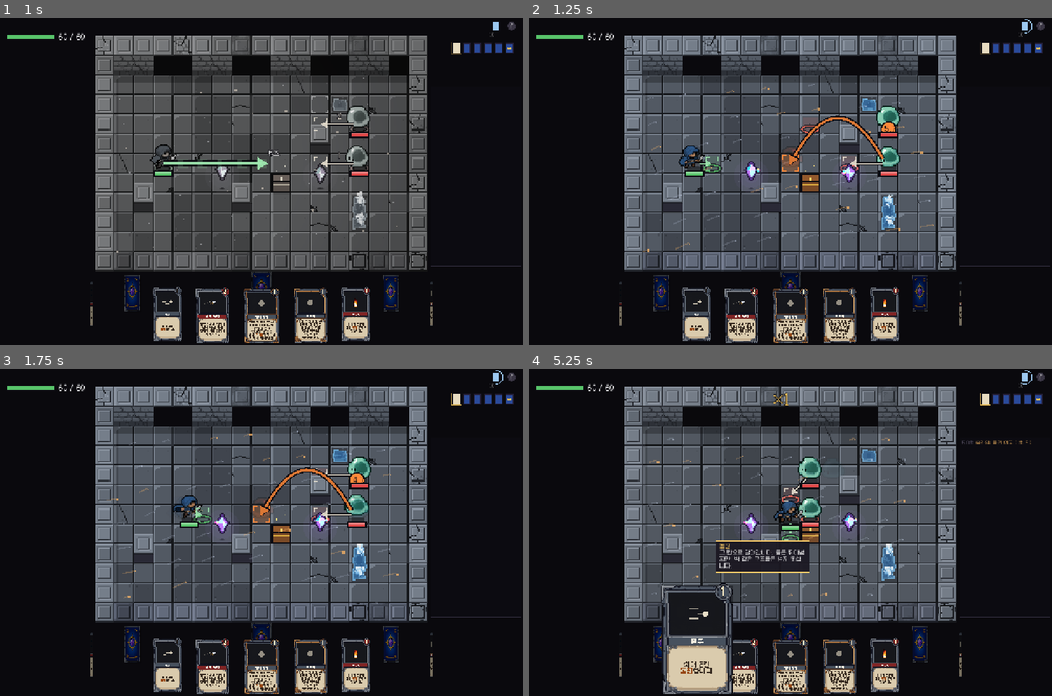
Above: before the commit, frames 1-4 (two rows, left to right).
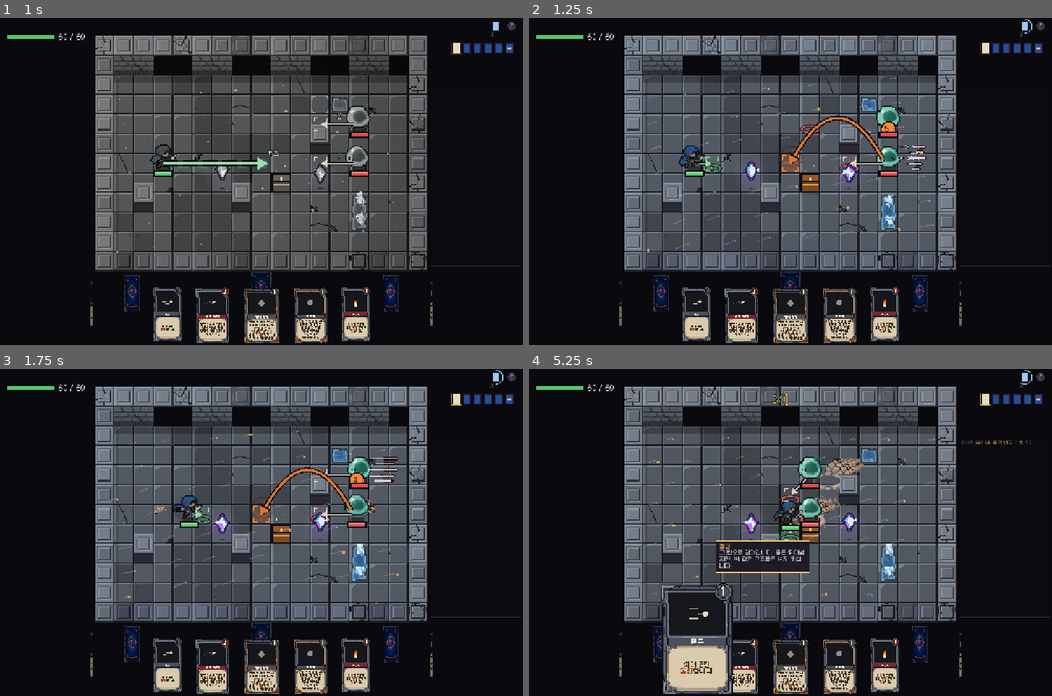
Above: after the commit, the same moments.

Repository: Luchenia/everycard
Game: Godot game, scene res://scenes/battle.tscn
Two runs of this game, one before a commit and one after it. Both use one fixed random seed, a clock stepped at 60 frames per second and the inputs below.
Inputs (mouse positions are in pixels of both pictures, inside the frame that each line leads up to):
- Up to frame 1 (1 s): tap Enter at 0.5 s; drag from (261, 155) to (313, 109) at 0.52 s
- Up to frame 2 (1.25 s): no input
- Up to frame 3 (1.75 s): drag from (167, 663) to (235, 597) at 1.27 s
- Up to frame 4 (5.25 s): move the mouse to (743, 666) at 2.02 s; hold D 2.03-2.75 s; tap R at 2.1 s; click (743, 666) at 2.17 s; drag from (790, 666) to (633, 483) at 2.77 s; drag from (837, 666) to (816, 532) at 3.52 s; drag from (884, 663) to (712, 450) at 4.27 s; move the mouse to (696, 663) at 5.02 s; hold Down from 5.03 s (still down); tap 1 at 5.1 s; click (696, 663) at 5.17 s

Frame 1 is identical in both runs. In frame 2, 0.1% of the frame differs, in the area x 31-76%, y 39-47%; in frame 3, 0.3%; in frame 4, 0.6%, in the area x 50-64%, y 27-49%.

Commit message:
Effects: dust puffs and trails under moving bodies, speed lines and a landing ring for rolls and dashes, white-gold hit spark, slow crystal shards, water droplets and fire embers off struck bodies (all on world time, so they hang in held time)
Co-Authored-By: Claude Opus 5.5 <noreply@anthropic.com>
Claude-Session: https://claude.ai/code/session_01Lpp6yycgxvvRstt59TiDbm

Diff:
--- a/src/view/battle_screen.gd
+++ b/src/view/battle_screen.gd
@@ -283,6 +283,8 @@
 					if u:
 						from = u.pos
 				board.burst([] if is_beam else e["data"].get("cells", []), col, from)
+				if col == FLASH["water"] or col == FLASH["fire"]:
+					board.splash(e["data"].get("cells", []), "water" if col == FLASH["water"] else "fire")
 				if c.get("parts", []).any(func(pt): return pt.get("op", "") == "damage"):
 					board.attack(int(e["data"].get("user", -1)), e["data"].get("cells", []))
 			"trap", "interrupt", "delay_actor", "clone", "vanish":
--- a/src/view/board_view.gd
+++ b/src/view/board_view.gd
@@ -78,7 +78,8 @@
 var bursts: Array = []           # {cells, col, t0, beam_from}: a card or a blow landing
 var lunges: Dictionary = {}      # uid -> {t0, dir}: attacker leaning into its blow
 var beams: Array = []            # {from, path, bends, t0}
-var oneshots: Array = []         # {fx, ground (local), t0, flip}: slash / hit bursts
+var oneshots: Array = []         # {fx, ground (local), t0, flip, under, sc, a, life}: slashes, hits, dust
+var _moves: Dictionary = {}       # uid -> {fast, dir, next}: a body on the move, for its dust
 var cell_events: Dictionary = {} # cell -> {kind, t0}: fire lighting up / going out, ice breaking
 var _prev_mat: Dictionary = {}
 
@@ -179,6 +180,7 @@
 	if battle != null:
 		_update_liquids()
 		_track_hits()
+		_move_dust(delta)
 		_track_cells()
 	queue_redraw()
 	if top:
@@ -224,6 +226,59 @@
 	var st := Art.fx("crystal_shatter")
 	var life: float = (st["n"] / st["fps"]) if not st.is_empty() else 0.8
 	oneshots.append({"fx": "crystal_shatter", "ground": cell_rect(p).get_center(), "t0": real, "flip": false, "life": life})
+	puff("crystal_shards", cell_rect(p).get_center() - Vector2(0, 6 * S), false, 0.25)   # slow tumbling shards on top
+
+func _oneshots(tl: Control, off: Vector2, under: bool) -> void:
+	for q in oneshots:
+		if bool(q.get("under", false)) != under:
+			continue
+		var k: float = real - float(q["t0"])
+		if k < 0.0:
+			continue
+		var st := Art.fx(q["fx"])
+		if not st.is_empty() and k * st["fps"] < st["n"]:
+			_sprite(tl, st, q["ground"] + off, Art.frame_at(st, k), Color(1, 1, 1, float(q.get("a", 1.0))), q["flip"], float(q.get("sc", 1.0)))
+
+## A one-shot effect sprite on world time (so it hangs in held time). Ground is board-local.
+func puff(fx: String, ground: Vector2, flip := false, delay := 0.0, under := false, sc := 1.0, a := 1.0) -> void:
+	var st := Art.fx(fx)
+	if st.is_empty():
+		return
+	oneshots.append({"fx": fx, "ground": ground, "t0": real + delay, "flip": flip, "under": under, "sc": sc, "a": a,
+		"life": delay + float(st["n"]) / float(st["fps"])})
+
+## Water or fire landing on bodies: droplets / embers fly off each one that is hit.
+func splash(cells: Array, kind: String) -> void:
+	for p in cells:
+		if battle.grid.unit_at(p) != null:
+			puff("droplets" if kind == "water" else "embers", feet(Vector2(p)) - Vector2(0, 8 * S), randf() < 0.5, 0.05)
+
+## Dust and speed as bodies move: a puff when a step starts, a trail and speed lines for a roll
+## or a dash (more than a cell a second), a dust ring where a fast body lands.
+func _move_dust(delta: float) -> void:
+	if battle == null:
+		return
+	for u in battle.actors:
+		var going: bool = replaying and moving.has(u.uid)
+		var was: Dictionary = _moves.get(u.uid, {})
+		var cp := _pos_of(u)
+		var f := feet(cp)
+		if going and was.is_empty():
+			var to := Vector2(moving[u.uid])
+			var dir := to - cp
+			var act: Dictionary = acts.get(u.uid, {})
+			var fast: bool = dir.length() > 1.5 or act.get("kind", "") == "roll"
+			_moves[u.uid] = {"fast": fast, "dir": dir.normalized(), "next": real}
+			puff("roll_dust", f + Vector2(0, -2 * S), dir.x > 0, 0.0, true, 0.45 if not fast else 0.8, 0.9)
+			if fast:
+				puff("speed_lines", f - Vector2(0, 9 * S) - dir.normalized() * 6 * S, dir.x < 0, 0.0, false, 1.0, 0.8)
+		elif going and bool(was["fast"]) and real >= float(was["next"]):
+			was["next"] = real + 0.09
+			puff("roll_dust", f + Vector2(0, -2 * S), float(was["dir"].x) > 0, 0.0, true, 0.75, 0.8)
+		elif not going and not was.is_empty():
+			if bool(was["fast"]):
+				puff("land_ring", f, false, 0.0, true, 1.0, 0.9)
+			_moves.erase(u.uid)
 
 ## A beam's real path (bounces off mirrors, turns at crystal gems): glow plus core, fading out.
 func beam(from: Vector2i, path: Array, bends: Array, kind := "energy") -> void:
@@ -251,7 +306,7 @@
 		oneshots.append({"fx": "slash", "ground": feet(Vector2(a.pos)) - Vector2(0, 6 * S), "t0": real, "flip": dir.x < 0})
 	for p in cells:
 		if battle.grid.unit_at(p) != null:
-			oneshots.append({"fx": "hit", "ground": feet(Vector2(p)) - Vector2(0, 8 * S), "t0": real + 0.08, "flip": false})
+			puff("hit_spark", feet(Vector2(p)) - Vector2(0, 9 * S), randf() < 0.5, 0.06)
 
 func _track_cells() -> void:
 	var g := battle.grid
@@ -443,6 +498,7 @@
 		bursts.clear()
 		beams.clear()
 		oneshots.clear()
+		_moves.clear()
 		cell_events.clear()
 		_prev_mat.clear()
 		fizzle = {}
@@ -513,6 +569,8 @@
 	# afterimages of attackers sit under everything standing, so they never hide a unit
 	for t in battle.telegraphs:
 		_ghost(tl, t, off)
+	# ground effects (dust, landing rings) sit under the bodies
+	_oneshots(tl, off, true)
 	for it in items:
 		if it.has("fx"):
 			_fx(tl, it["fx"], it["p"], off)
@@ -524,13 +582,7 @@
 			_unit(tl, it["unit"], off)
 	# one-shot effects: slashes, hit bursts, fire going out, ice breaking
 	oneshots = oneshots.filter(func(q): return real - float(q["t0"]) < float(q.get("life", 0.8)))
-	for q in oneshots:
-		var k: float = real - float(q["t0"])
-		if k < 0.0:
-			continue
-		var st := Art.fx(q["fx"])
-		if not st.is_empty() and k * st["fps"] < st["n"]:
-			_sprite(tl, st, q["ground"] + off, Art.frame_at(st, k), Color.WHITE, q["flip"])
+	_oneshots(tl, off, false)
 	for p in cell_events.keys():
 		var ev: Dictionary = cell_events[p]
 		var k2: float = real - float(ev["t0"])
Binary file added: assets/art/fx/crystal_shards.png
Not shown, added: assets/art/fx/crystal_shards.png.import
Binary file added: assets/art/fx/droplets.png
Not shown, added: assets/art/fx/droplets.png.import
Binary file added: assets/art/fx/embers.png
Not shown, added: assets/art/fx/embers.png.import
Binary file added: assets/art/fx/hit_spark.png
Not shown, added: assets/art/fx/hit_spark.png.import
Binary file added: assets/art/fx/land_ring.png
Not shown, added: assets/art/fx/land_ring.png.import
Binary file added: assets/art/fx/roll_dust.png
Not shown, added: assets/art/fx/roll_dust.png.import
(and 3 more such lines)
